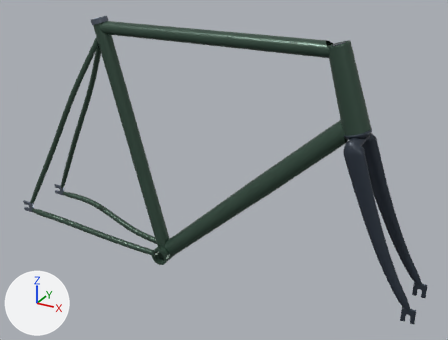
Two versions of the glTF model frontend/public/models/frames/skream-ranger-xl.glb, one commit apart.
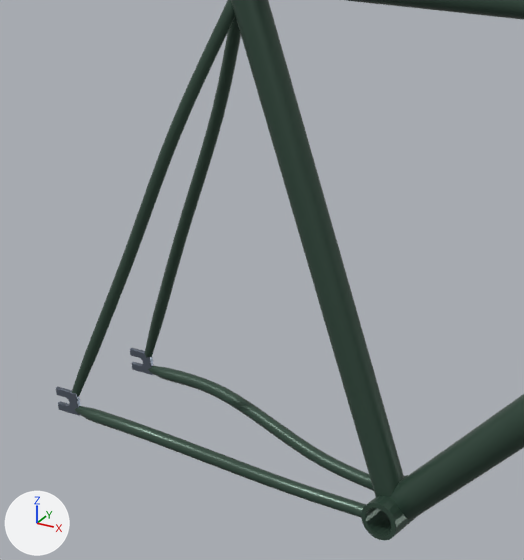
The first picture shows the older version from a camera (50 mm lens) standing at (0.818, -1.17, 0.856) and looking at (0.164, 0.019, 0.261). The close-ups show the older and then the newer version on the part from 0% to 49% of the width and 11% to 80% of the height of that picture. Only the edits that show in the close-ups are written down. The lights are fixed; the arrows at lower left show +X, +Y and +Z. Where no turn or scale is listed for an object, it has been applied to the vertices. Vertices at exactly the same position are counted once.

Objects in the first close-up: 'paint_bottom_bracket', 'paint_chainstay_-1', 'paint_chainstay_1', 'paint_down', 'paint_seat', 'paint_seatstay_-1', 'paint_seatstay_1', 'paint_top', 'rear_dropout_-1', 'rear_dropout_1'.
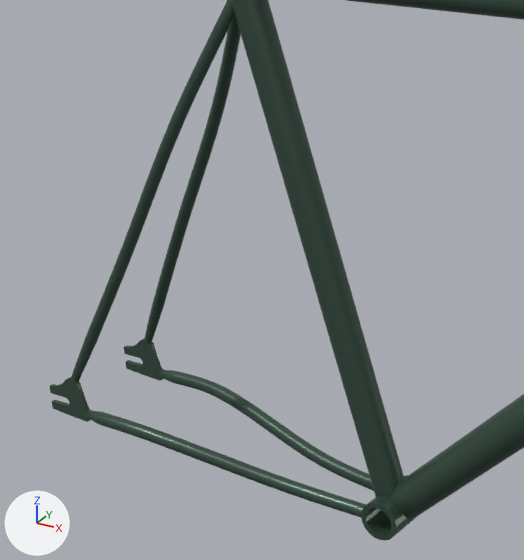
Where the newer file only moved an object's origin or applied its transform, the numbers keep the older frame.

What differs and where, as boxes (x1, y1, x2, y2) in the close-ups (524 x 560 px; the box of a moved part takes in the faces that stretch with it):
'paint_seatstay_1', rescaled
    before: (72, 0, 235, 397)
    after: (71, 0, 235, 382)
'paint_seatstay_-1', rescaled
    before: (145, 16, 241, 358)
    after: (144, 16, 241, 344)
'rear_dropout_1', reshaped (62% wider, 53% taller)
    before: (56, 387, 81, 416)
    after: (50, 377, 91, 422)
'rear_dropout_-1', reshaped (71% wider, 50% taller)
    before: (130, 348, 153, 375)
    after: (124, 339, 164, 380)
part 2 of me_mesh_6, moved or reshaped
    before: (56, 348, 153, 416)
    after: (124, 339, 164, 380)

The change, as a diff of the scene's bpy script:
```diff
--- a/frontend/public/models/frames/skream-ranger-xl.glb.py
+++ b/frontend/public/models/frames/skream-ranger-xl.glb.py
@@ me_mesh_4 @@
 # used by ob_paint_seatstay__1; location = (-0.421, 0.0, 0.057)
-me_mesh_4.from_pydata(...)  # 136 vertices, 256 faces; spans x 0.007..0.257, y -0.002..0.065, z 0.006..0.495
+me_mesh_4.from_pydata(...)  # 136 vertices, 256 faces; spans x 0.009..0.257, y -0.002..0.065, z 0.024..0.495
+# me_mesh_4 part 1: the whole mesh is scaled about its middle by (0.991, 0.998, 0.961), then moved by (0.001, 0.0, 0.01)
 me_mesh_4.materials.append(mat_material_4)
@@ me_mesh_6 @@
 # used by ob_rear_dropout__1; parent = ob_frame_and_fork; location = (0.0, 0.0625, 0.0)
-me_mesh_6.from_pydata(...)  # 76 vertices, 148 faces; spans x -0.0145..0.0185, y -0.0025..0.0025, z -0.0145..0.0145
+me_mesh_6.from_pydata(...)  # 80 vertices, 156 faces; spans x -0.024..0.0382, y -0.0025..0.0025, z -0.0191..0.0333
+# me_mesh_6 part 2: the whole mesh is rebuilt
 me_mesh_6.materials.append(mat_material_6)
@@ me_mesh_7 @@
 # used by ob_paint_seatstay_1; location = (-0.421, 0.0, 0.057)
-me_mesh_7.from_pydata(...)  # 136 vertices, 256 faces; spans x 0.007..0.257, y -0.065..0.002, z 0.006..0.495
+me_mesh_7.from_pydata(...)  # 136 vertices, 256 faces; spans x 0.009..0.257, y -0.065..0.002, z 0.024..0.495
+# me_mesh_7 part 3: the whole mesh is scaled about its middle by (0.991, 0.998, 0.961), then moved by (0.001, 0.0, 0.01)
 me_mesh_7.materials.append(mat_material_7)
@@ me_mesh_9_1 @@
+me_mesh_9_1.from_pydata(...)  # 80 vertices, 156 faces; spans x -0.024..0.0382, y -0.0025..0.0025, z -0.0191..0.0332
+me_mesh_9_1.materials.append(mat_material_9)  # dark green #3c5447
@@ ob_rear_dropout_1 @@
-ob_rear_dropout_1 = bpy.data.objects.new('rear_dropout_1', me_mesh_6)
+ob_rear_dropout_1 = bpy.data.objects.new('rear_dropout_1', me_mesh_9_1)
 ob_rear_dropout_1.parent = ob_frame_and_fork
```
